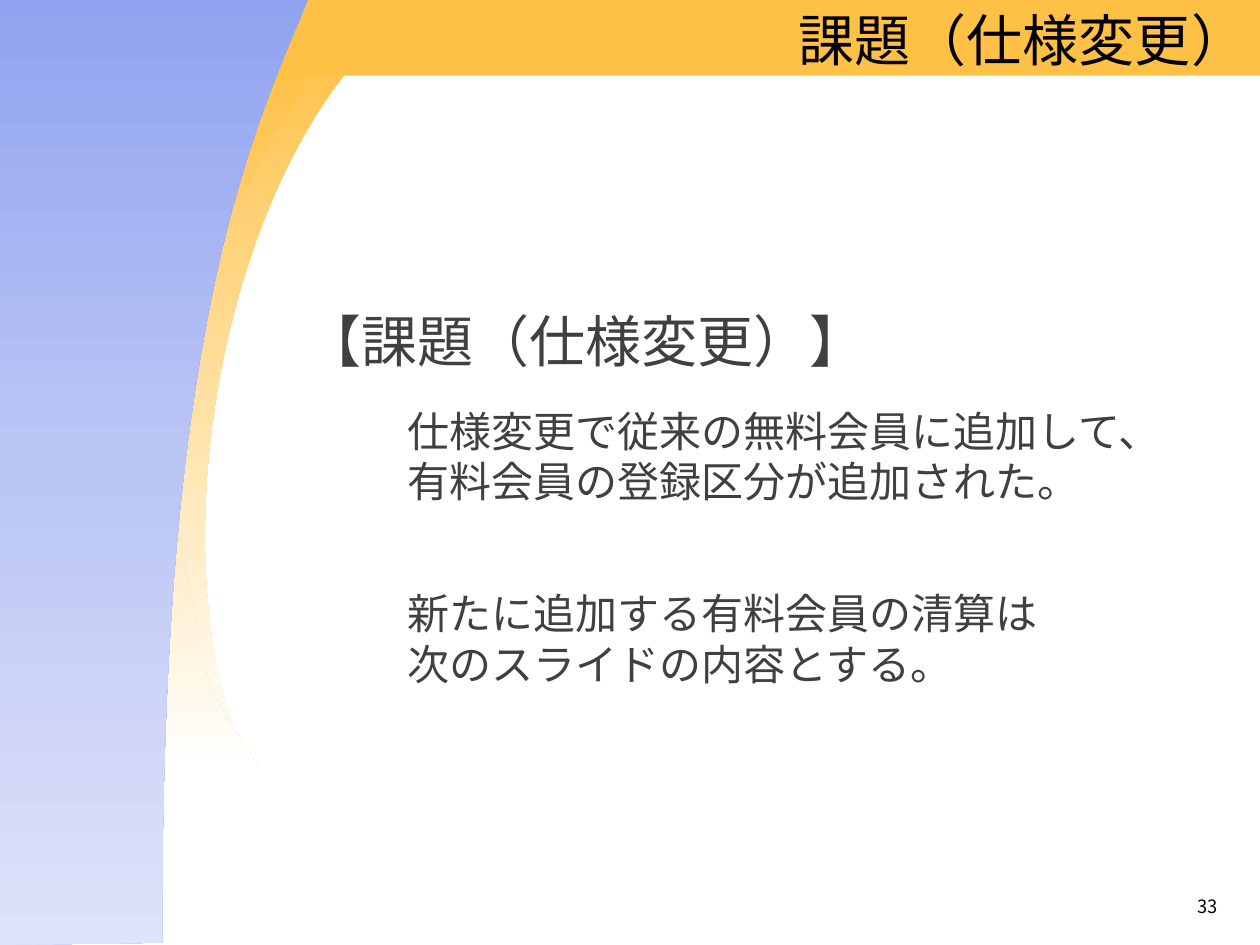
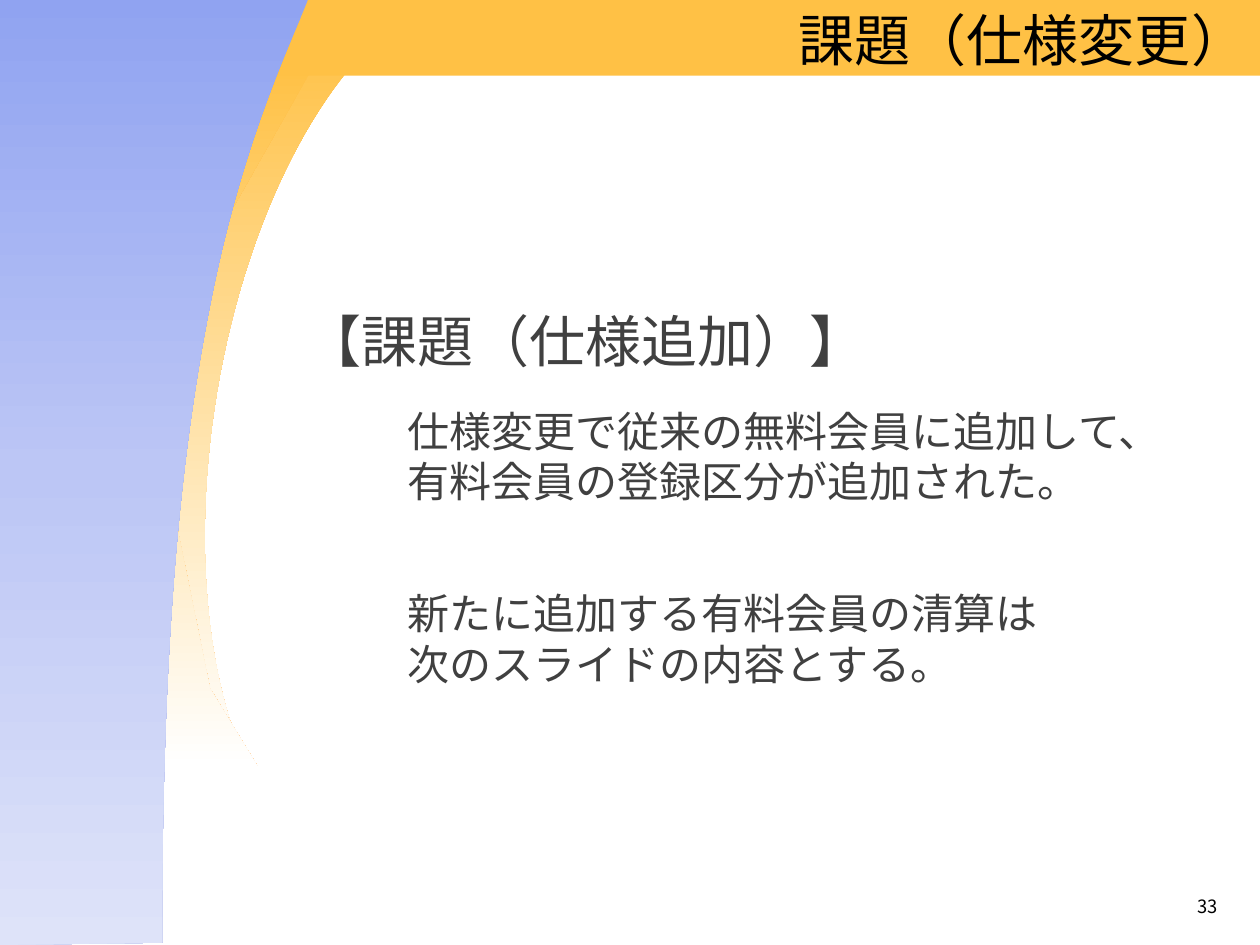
Before and after one commit to OIS-Takenaka/Internship2016, a slide deck: slide 33 of docs/[アプリ]インターンテキスト2016(冬)_第1版.pptx. Drawn at 1260x945 pixels with LibreOffice and Linux fonts; fonts in the diff are those of the drawing; background and template pictures are left out. Boxes give left, top, right and bottom in pixels: in the first picture for what was removed or moved away, otherwise in the second. Text is boxed around its words. In the diff, an @@ line names an element or a change of style, - is before the commit and + after.

Commit message:
fix slide..

```diff
--- a/docs/[アプリ]インターンテキスト2016(冬)_第1版.pptx
+++ b/docs/[アプリ]インターンテキスト2016(冬)_第1版.pptx
@@ text at bbox=[305, 314, 865, 367]: text changed @@
-【課題（仕様変更）】
+【課題（仕様追加）】
```
Also in this commit, not shown: 2 other slides changed, 3 slides added, 1 slide removed, 10 other files.
